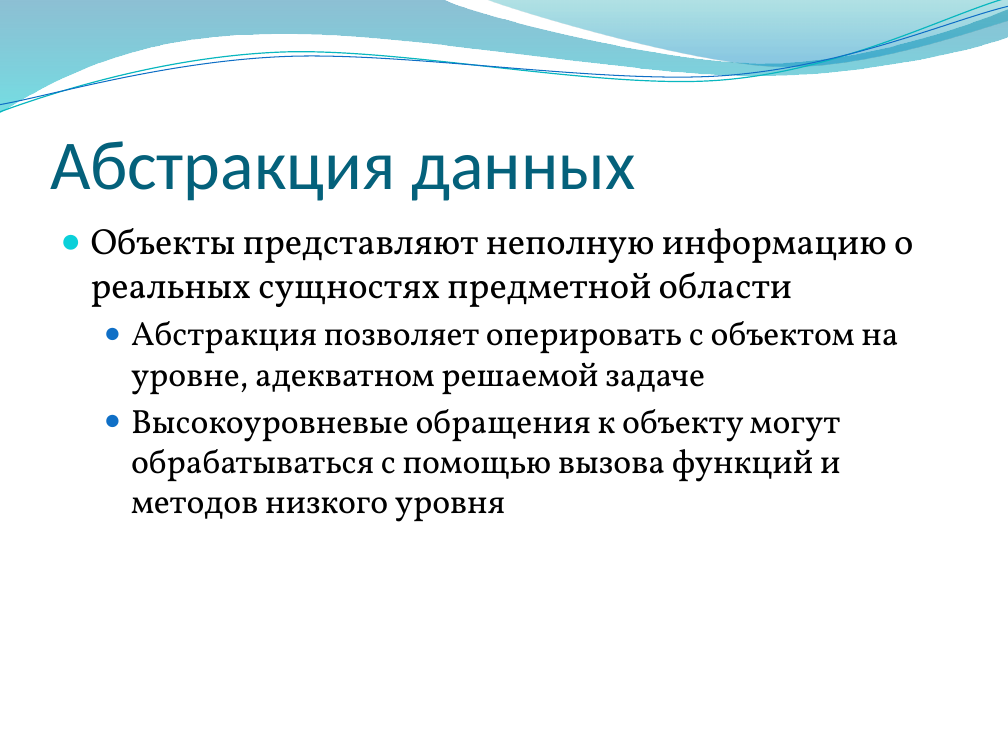
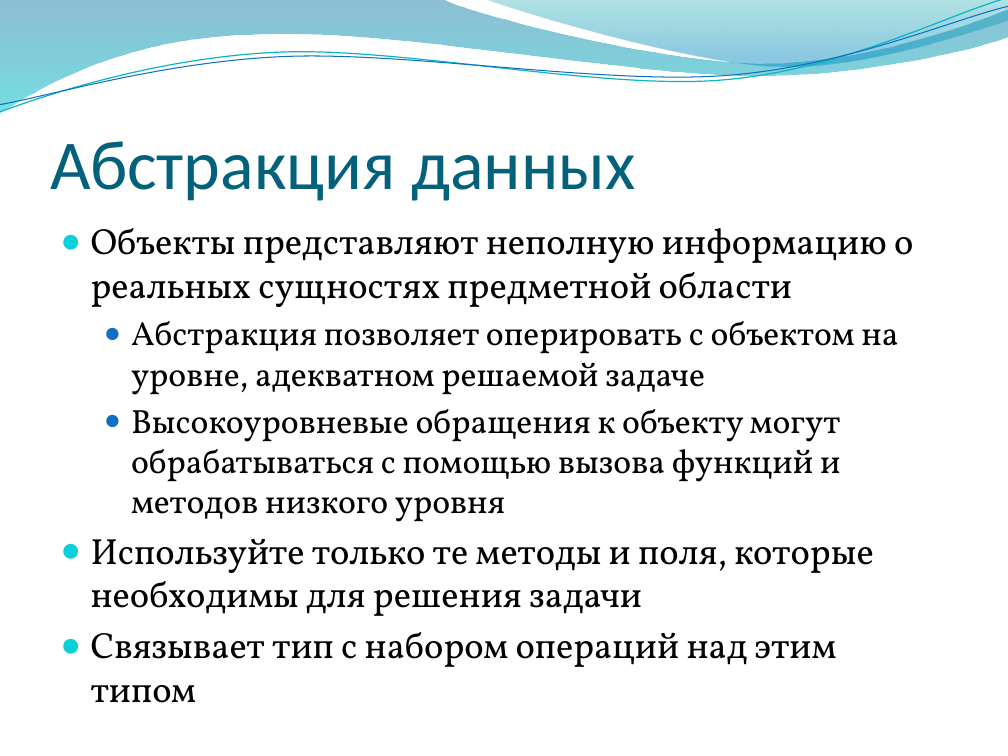
Before and after one commit to alexey-malov/oop, a slide deck: slide 15 of lectures/02/Основы ООП.pptx. Drawn at 1008x756 pixels with LibreOffice and Linux fonts; fonts in the diff are those of the drawing; background and template pictures are left out. Boxes give left, top, right and bottom in pixels: in the first picture for what was removed or moved away, otherwise in the second. Text is boxed around its words. In the diff, an @@ line names an element or a change of style, - is before the commit and + after.

```diff
--- a/lectures/02/Основы ООП.pptx
+++ b/lectures/02/Основы ООП.pptx
@@ text at (91, 539, 873, 703): paragraphs added @@
+● Используйте только те методы и поля, которые необходимы для решения задачи
+● Связывает тип с набором операций над этим типом
```
Also in this commit, not shown: 15 other slides changed, 1 other file.
